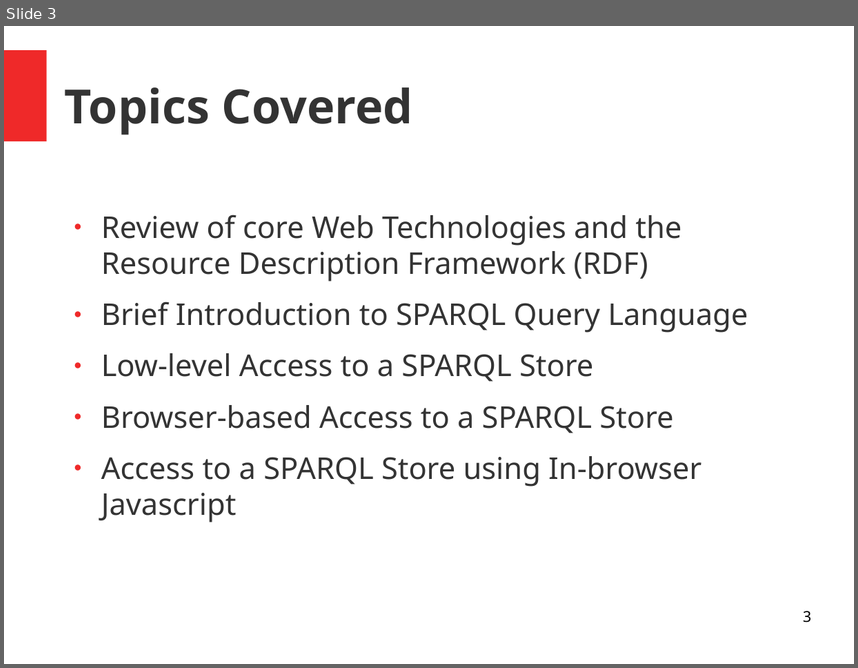
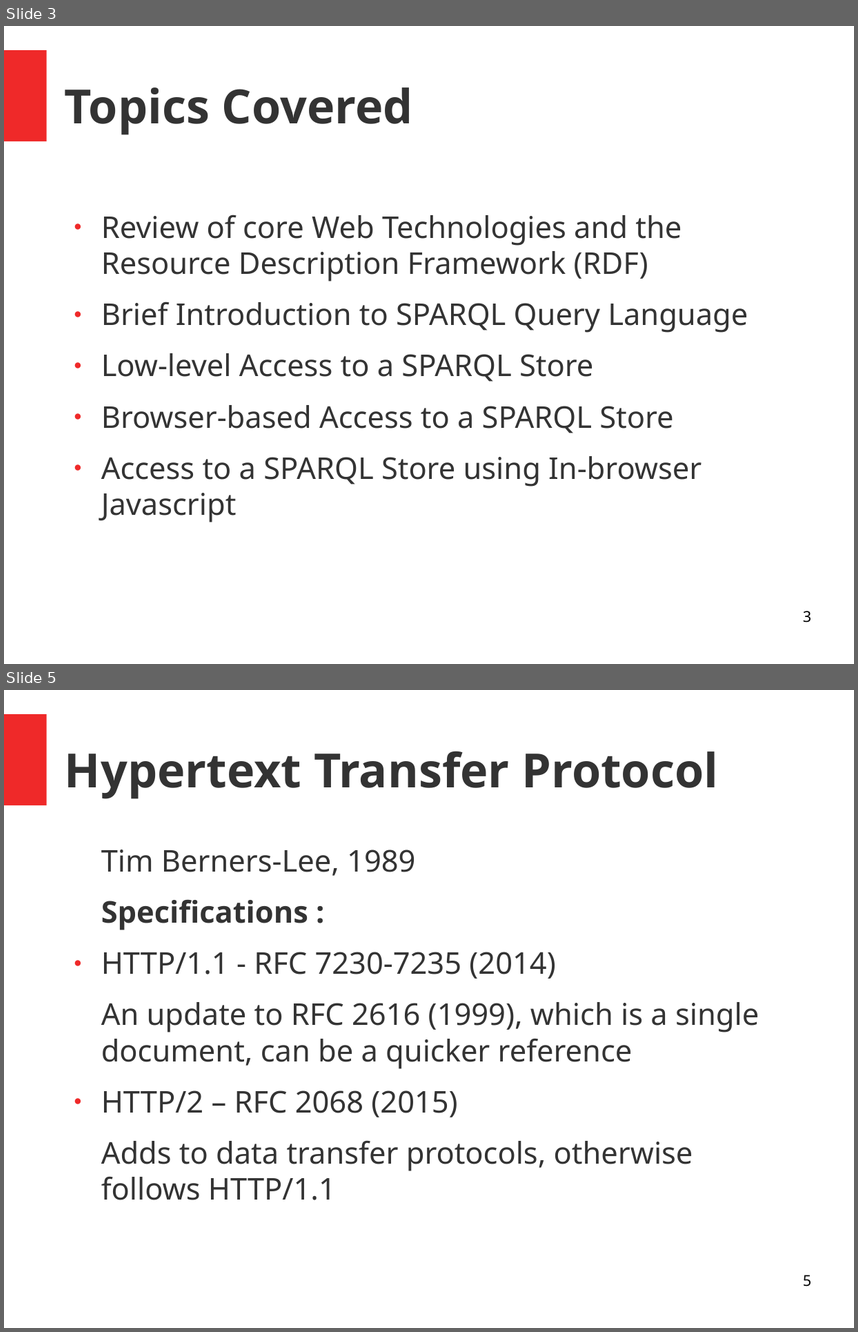
Before and after one commit to danja/danja.github.io, a slide deck: tutorials/browser-sparql-apps/slides.odp. Shown one above the other, each under a label of ours: slide 3 before the commit, slides 3 and 5 after it; the slides between them are not shown. The pictures are 858x668 and 858x1332 pixels, drawn with LibreOffice and Linux fonts; fonts in the diff are those of the drawing. Boxes give left, top, right and bottom in pixels: in the first picture for what was removed or moved away, otherwise in the second. Text is boxed around its words. In the diff, an @@ line names an element or a change of style, - is before the commit and + after.

```diff
--- a/tutorials/browser-sparql-apps/slides.odp
+++ b/tutorials/browser-sparql-apps/slides.odp
@@ slide 5 added at (4, 690, 854, 1328), background #FFFFFF; not listed: 1 template element that a slide beside it also shows @@
@@ title added at (65, 751, 719, 799), 44 pt, text #333333, bold @@
+Hypertext Transfer Protocol
@@ text added at (101, 849, 759, 1200), 28 pt, text #333333 @@
+Tim Berners-Lee, 1989
+Specifications :
+● HTTP/1.1 - RFC 7230-7235 (2014)
+An update to RFC 2616 (1999), which is a single document, can be a quicker reference
+● HTTP/2 – RFC 2068 (2015)
+Adds to data transfer protocols, otherwise follows HTTP/1.1
@@ page number added at (803, 1274, 811, 1286), 14 pt, text #000000 @@
+5
```
Also in this commit, not shown: 1 slide changed, 2 other slides added, 9 other files.
